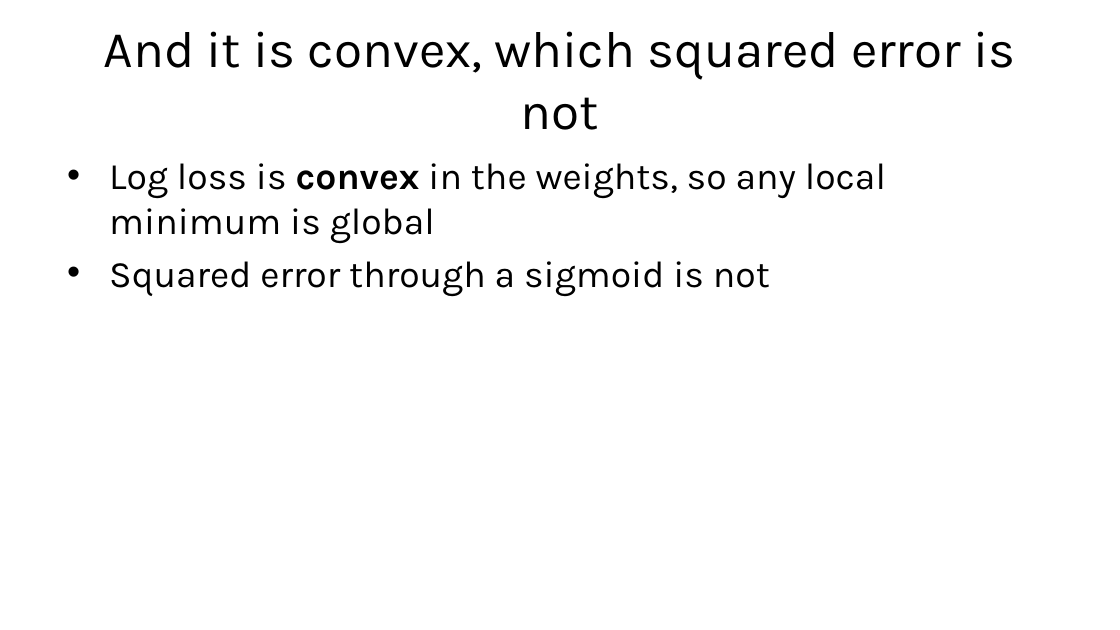
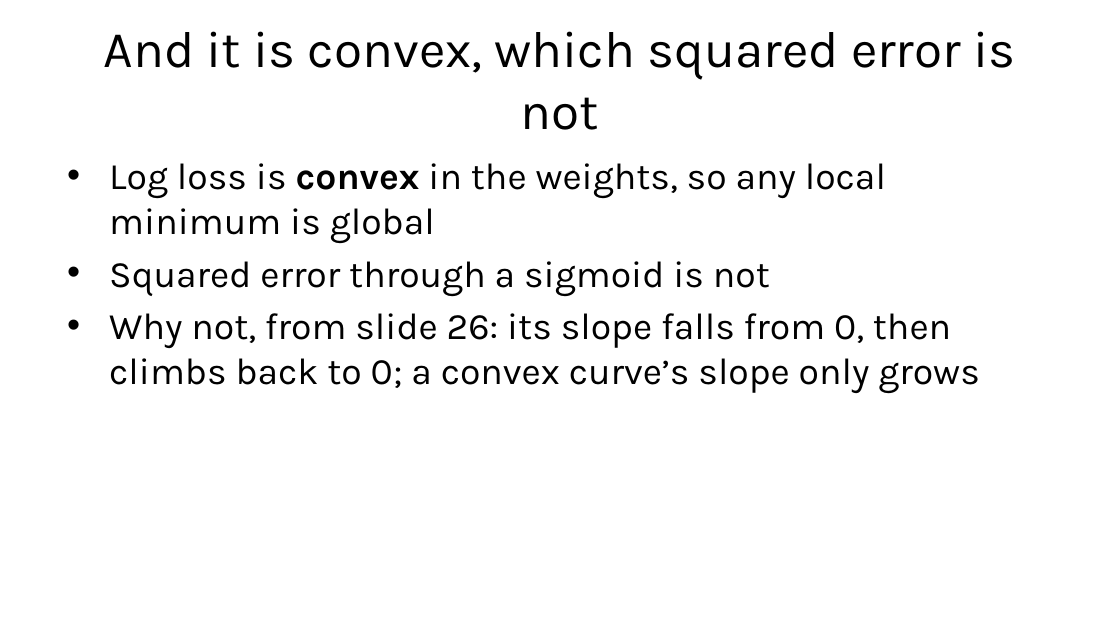
Before and after one commit to fabioantonini/technologies-for-artificial-intelligence, a slide deck: slide 27 of Lessons/04_classification_and_metrics/Slides/classification_and_metrics_slides.pptx (slide 26 before the commit). Drawn at 1120x630 pixels with LibreOffice and Linux fonts; fonts in the diff are those of the drawing; background and template pictures are left out. Boxes give left, top, right and bottom in pixels: in the first picture for what was removed or moved away, otherwise in the second. Text is boxed around its words. In the diff, an @@ line names an element or a change of style, - is before the commit and + after.

```diff
--- a/Lessons/04_classification_and_metrics/Slides/classification_and_metrics_slides.pptx
+++ b/Lessons/04_classification_and_metrics/Slides/classification_and_metrics_slides.pptx
@@ text at (109,313,980,394): paragraph added @@
+• Why not, from slide 26: its slope falls from 0, then climbs back to 0; a convex curve’s slope only grows
```
Also in this commit, not shown: 9 other slides changed, 1 slide added, 17 other files.
